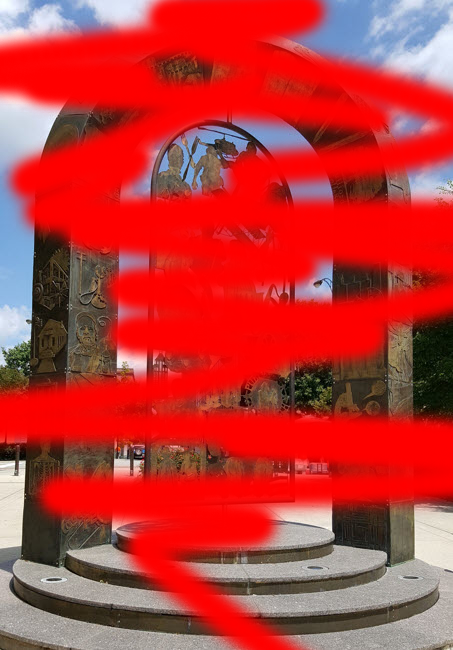
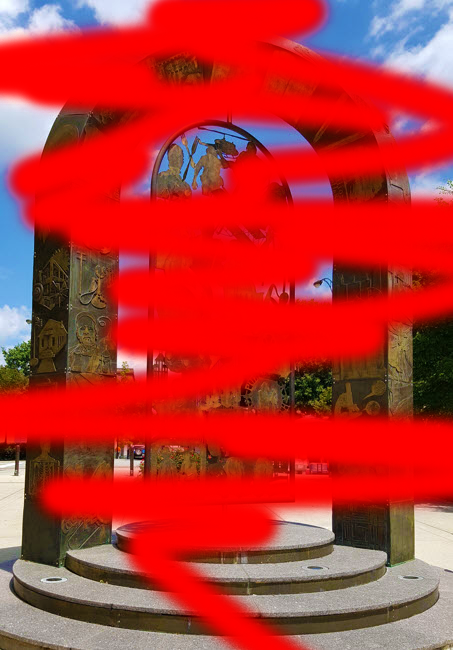
Comparing the layer stacks of the two 453x650 images. Changes:
pixels changed over [0, 0, 453, 650] (layer not identified)
